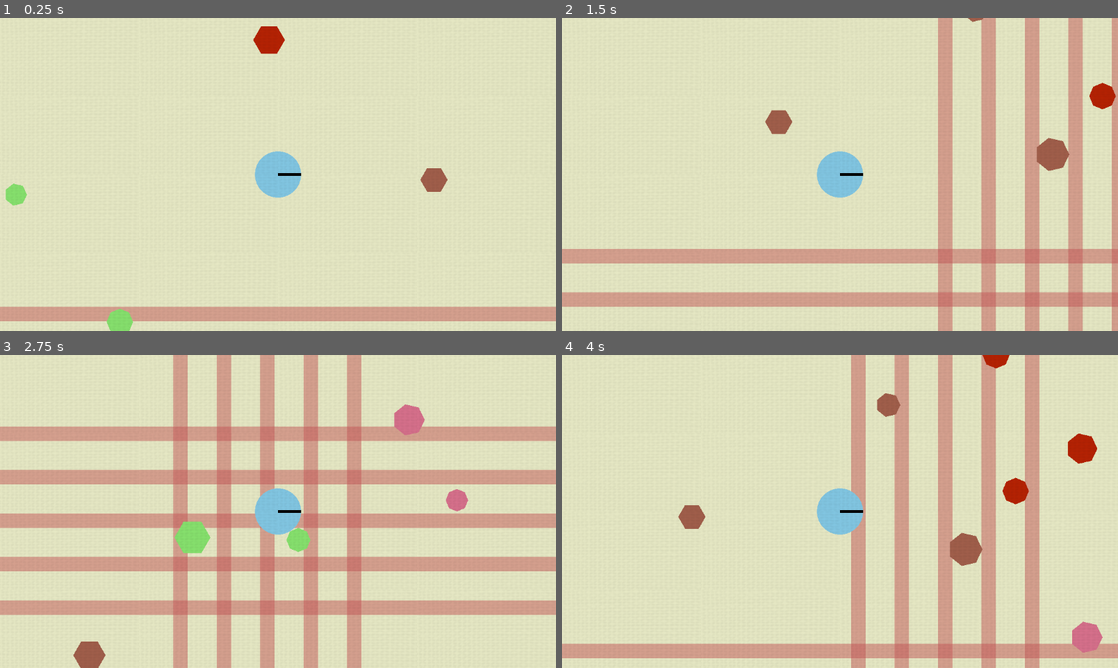
Above: before the commit, frames 1-4 (two rows, left to right).
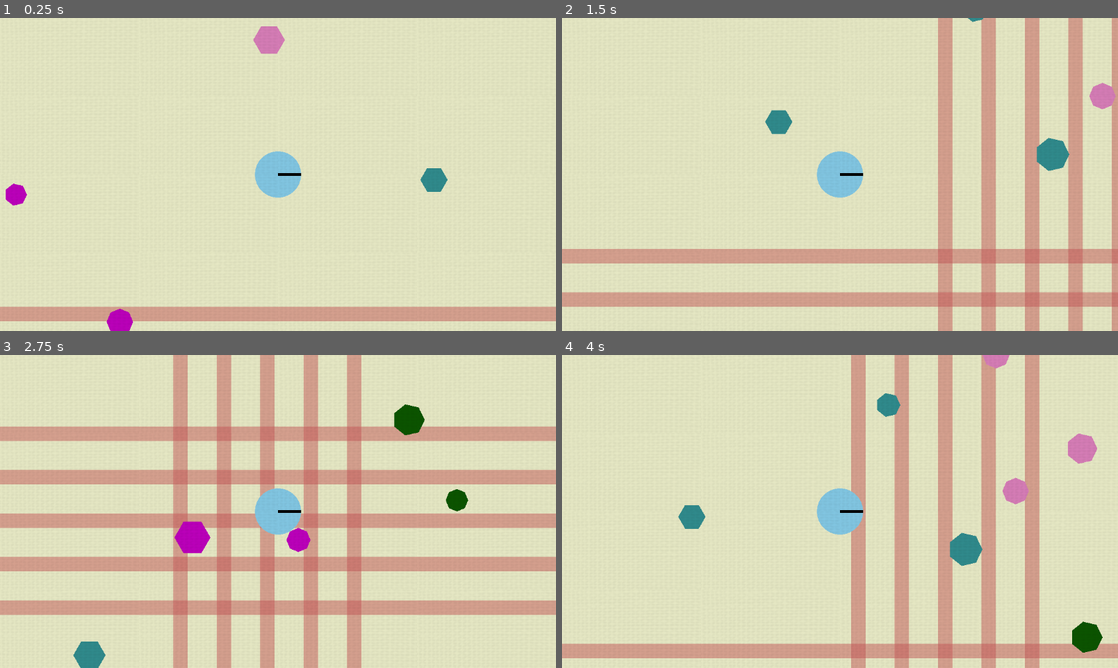
Above: after the commit, the same moments.

Repository: bjornarprytz/dream-deeper-and-deeper
Game: Godot game, scene res://main.tscn
Same seed, same stepped clock (60 frames per second), same inputs: the game is played once before the commit and once after it.
Inputs:
- Up to frame 1 (0.25 s): no input
- Up to frame 2 (1.5 s): tap Enter at 0.5 s; hold Right (ui_right) 0.53-1.28 s; hold Down (ui_down) from 1.28 s (still down)
- Up to frame 3 (2.75 s): release Down (ui_down) at 2.03 s; hold Right (ui_right) from 2.03 s (still down)
- Up to frame 4 (4 s): release Right (ui_right) at 2.78 s; hold Up (ui_up) 2.78-3.53 s; hold Left (ui_left) from 3.53 s (still down)

The runs differ from the first frame. In frame 1, 1.1% of the frame differs, in the area x 1-81%, y 2-100%; in frame 2, 1.1%; in frame 3, 1.8%; in frame 4, 2.2%, in the area x 20-98%, y 0-96%.
Error before the commit: Invalid assignment of property or key 'scale' with value of type 'Vector2' on a base object of type 'Nil'. (res://autoload/spawner.gd:49)
Error after the commit: Invalid assignment of property or key 'scale' with value of type 'Vector2' on a base object of type 'Nil'. (res://autoload/spawner.gd:58)

Commit message:
wip lots of planting

Diff:
--- a/src/autoload/global.gd
+++ b/src/autoload/global.gd
@@ -75,16 +75,16 @@
 	palette_character = Color.SKY_BLUE
 	palette_pattern = Color.INDIAN_RED
 	palette_critters = [
-		_random_color(),
-		_random_color(),
-		_random_color()
+		random_color(),
+		random_color(),
+		random_color()
 		]
 
 	palette_plants = [
-		_random_color(),
-		_random_color(),
-		_random_color(),
-		_random_color()
+		random_color(),
+		random_color(),
+		random_color(),
+		random_color()
 		]
 
 const REFRESH_INTERVAL := 1.0
@@ -99,8 +99,10 @@
 		_update_chunk_coord()
 		_time_acc = 0.0
 
-func _random_color() -> Color:
+func random_color() -> Color:
 	return Color(randf(), randf(), randf())
+func random_vector2() -> Vector2:
+	return Vector2(randf_range(-1.0, 1.0), randf_range(-1.0, 1.0))
 
 func color_from_unit_circle(point: Vector2) -> Color:
 	# Convert point from Cartesian to polar coordinates
--- a/src/autoload/spawner.gd
+++ b/src/autoload/spawner.gd
@@ -1,5 +1,10 @@
 class_name Spawner
 extends Node
+
+var flowers: Node2D
+var critters: Node2D
+var bugs: Node2D
+
 
 @onready var _circ_spawner = preload("res://critters/circ/circ.tscn")
 @onready var _tri_spawner = preload("res://critters/tri/tri.tscn")
@@ -9,8 +14,9 @@
 @onready var _sept_spawner = preload("res://critters/sept/septodendron.tscn")
 @onready var _oct_spawner = preload("res://critters/oct/octstera.tscn")
 
+@onready var _bug_spawner = preload("res://critters/bug/bug.tscn")
 
-@onready var _bug_spawner = preload("res://critters/bug/bug.tscn")
+@onready var _seed_spawner = preload("res://critters/seed/seed.tscn")
 
 @onready var _critter_spawners : Array[PackedScene] = [
 	_circ_spawner,
@@ -38,6 +44,9 @@
 		_bug_spawner.instantiate() as Bug
 	)
 
+func plant_seed():
+	return _seed_spawner.instantiate() as Seed
+
 static func _randomize_flower(flower: Flower) -> Flower:
 	var s = randf_range(.3, .5)
 	flower.scale = Vector2(s, s)
--- a/src/critters/bug/bug.tscn
+++ b/src/critters/bug/bug.tscn
@@ -1,10 +1,10 @@
 [gd_scene load_steps=4 format=3 uid="uid://d0d05prhl1hwy"]
 
 [ext_resource type="Script" path="res://critters/bug/bug.gd" id="1_v5cug"]
-[ext_resource type="FontFile" uid="uid://dlb4kcv6rrju8" path="res://critters/bug/JetBrainsMono-VariableFont_wght.ttf" id="2_6mhfp"]
+[ext_resource type="FontFile" uid="uid://dlb4kcv6rrju8" path="res://assets/JetBrainsMono-VariableFont_wght.ttf" id="2_dnbsd"]
 
 [sub_resource type="Theme" id="Theme_5eh2i"]
-default_font = ExtResource("2_6mhfp")
+default_font = ExtResource("2_dnbsd")
 default_font_size = 256
 
 [node name="Bug" type="Node2D"]
--- a/src/critters/pent/pentagonia.gd
+++ b/src/critters/pent/pentagonia.gd
@@ -30,6 +30,13 @@
 
 func _spread_seeds():
 	pollen_burst.amount = int(pollen / 5.0)
+
+	var seed = Spawn.plant_seed()
+	add_child.call_deferred(seed)
+	var target = Global.random_vector2().normalized() * randf_range(50.0, 90.0)
+	var seed_tween = create_tween().set_ease(Tween.EASE_OUT)
+	seed_tween.tween_property(seed, "position", target, 1.0)
+	seed_tween.tween_callback(seed.try_root)
 	pollen = 0
 	pollen_burst.emitting = true
 
--- /dev/null
+++ b/src/critters/seed/seed.gd
@@ -0,0 +1,38 @@
+class_name Seed
+extends Node2D
+
+@onready var sensors : Area2D = $Sensors
+
+func try_root():
+	const proximity_threshold = 140.0
+	var score := 100.0
+
+	var areas = sensors.get_overlapping_areas()
+
+	var flower = Spawn.flower()
+
+	for b in areas:
+		if b.owner is Flower:
+			var size = b.scale.length()
+			var d = b.global_position.distance_to(global_position)
+			var proximity = proximity_threshold - d
+			score -= (proximity * size)
+
+	print(score)
+
+	if (score <= 0.0):
+		flower.queue_free()
+	else:
+		Spawn.flowers.add_child(flower)
+		flower.global_position = global_position
+
+	queue_free()
+
+# Called when the node enters the scene tree for the first time.
+func _ready() -> void:
+	pass # Replace with function body.
+
+
+# Called every frame. 'delta' is the elapsed time since the previous frame.
+func _process(delta: float) -> void:
+	pass
--- /dev/null
+++ b/src/critters/seed/seed.tscn
@@ -0,0 +1,29 @@
+[gd_scene load_steps=5 format=3 uid="uid://dpjb6ok25fu10"]
+
+[ext_resource type="Script" path="res://critters/seed/seed.gd" id="1_q8iol"]
+[ext_resource type="FontFile" uid="uid://dlb4kcv6rrju8" path="res://assets/JetBrainsMono-VariableFont_wght.ttf" id="2_ucmq1"]
+
+[sub_resource type="Theme" id="Theme_g8j0u"]
+default_font = ExtResource("2_ucmq1")
+default_font_size = 256
+
+[sub_resource type="CircleShape2D" id="CircleShape2D_iek41"]
+radius = 30.0
+
+[node name="Seed" type="Node2D"]
+script = ExtResource("1_q8iol")
+
+[node name="Symbol" type="RichTextLabel" parent="."]
+offset_left = -15.0
+offset_top = -35.0
+offset_right = 165.0
+offset_bottom = 315.0
+scale = Vector2(0.2, 0.2)
+theme = SubResource("Theme_g8j0u")
+text = "*"
+
+[node name="Sensors" type="Area2D" parent="."]
+monitorable = false
+
+[node name="Shape" type="CollisionShape2D" parent="Sensors"]
+shape = SubResource("CircleShape2D_iek41")
--- a/src/main.gd
+++ b/src/main.gd
@@ -6,6 +6,10 @@
 
 
 func _ready() -> void:
+	Spawn.flowers = flowers
+	Spawn.critters = critters
+	Spawn.bugs = bugs
+
 	Global.chunk_changed.connect(_on_new_chunk)
 
 	for chunk in Global.get_chunk_collection(Vector2i(0,0)):
--- a/src/tools/RegularPolygon.gd
+++ b/src/tools/RegularPolygon.gd
@@ -57,7 +57,11 @@
 @onready var border : Line2D = $Drawn/Border
 
 func _update_polygon():
+	if !is_node_ready():
+		return
+
 	collision.disabled = disable_collider
+
 	border.width = border_width
 	border.default_color = border_color
 
Renamed: src/critters/bug/JetBrainsMono-VariableFont_wght.ttf -> src/assets/JetBrainsMono-VariableFont_wght.ttf
Not shown, changed: src/assets/JetBrainsMono-VariableFont_wght.ttf.import
Not shown, changed: readme.md
